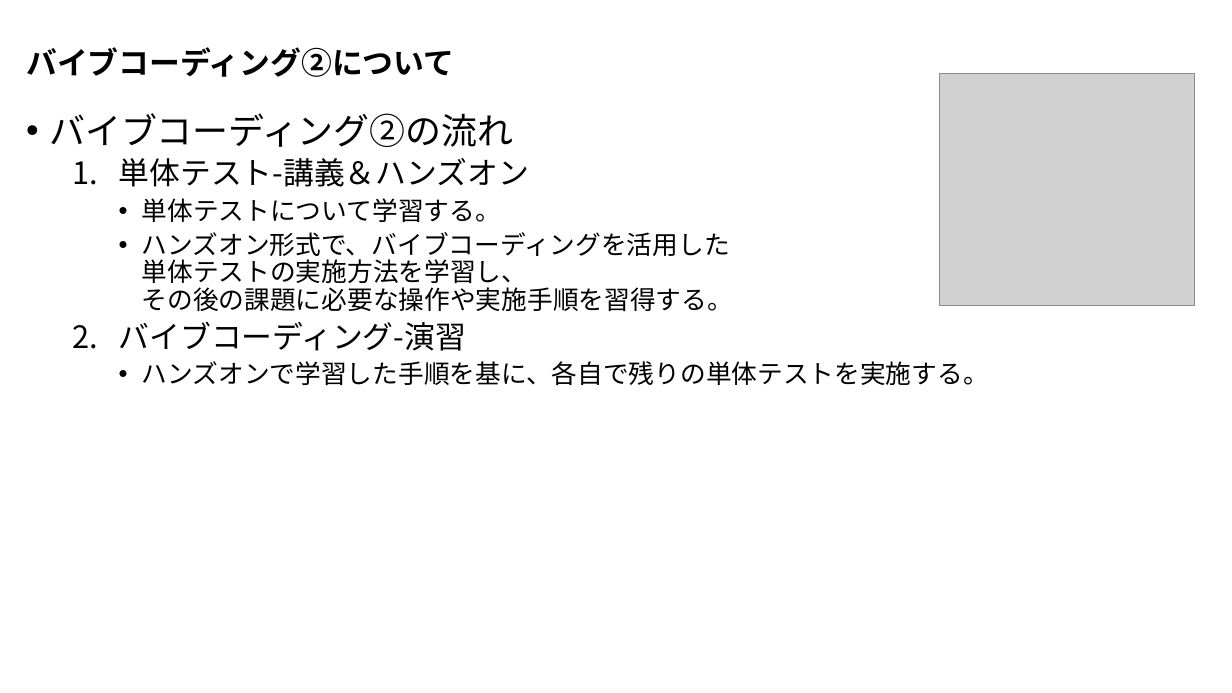
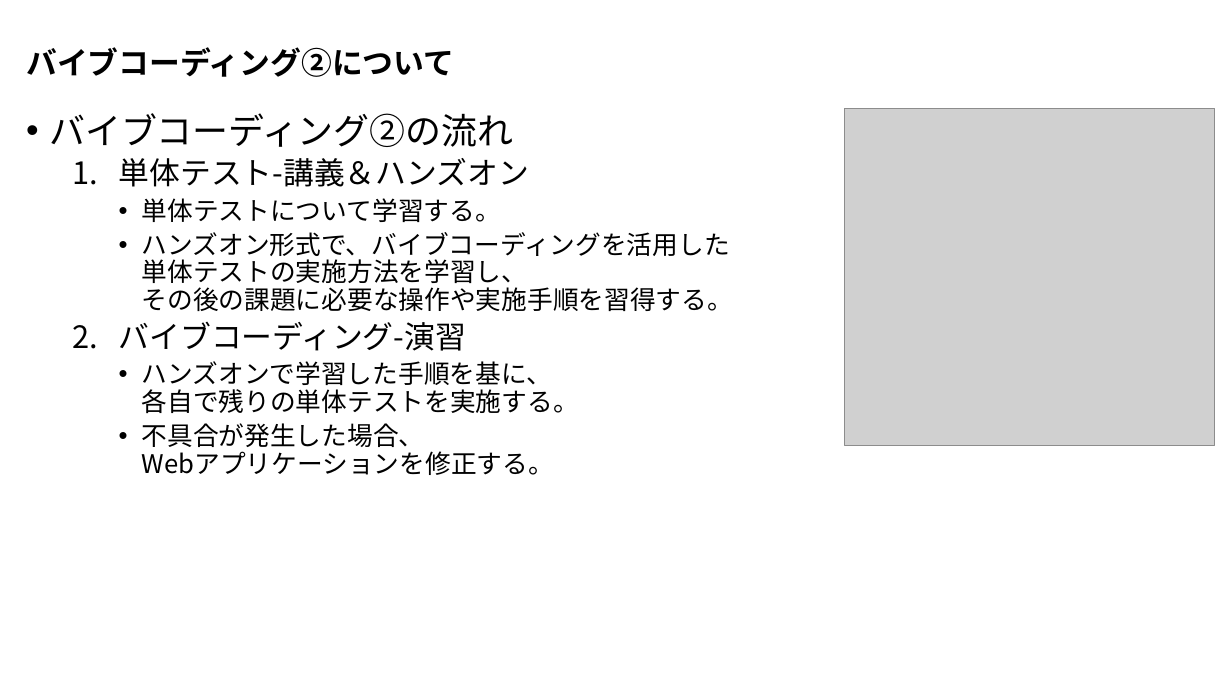
Before and after one commit to nishida2073/ai_navive, a slide deck: slide 5 of 00_オリエンテーション/【AI Native研修-バイブコーディング】研修の概要.pptx. Drawn at 1232x693 pixels with LibreOffice and Linux fonts; fonts in the diff are those of the drawing; grey boxes stand for pictures. Boxes give left, top, right and bottom in pixels: in the first picture for what was removed or moved away, otherwise in the second. Text is boxed around its words. In the diff, an @@ line names an element or a change of style, - is before the commit and + after.

```diff
--- a/00_オリエンテーション/【AI Native研修-バイブコーディング】研修の概要.pptx
+++ b/00_オリエンテーション/【AI Native研修-バイブコーディング】研修の概要.pptx
@@ picture removed at (940, 74, 1195, 306) @@
@@ picture added at (845, 108, 1215, 445) @@
@@ text at (142, 361, 579, 475): text changed @@
-    • ハンズオンで学習した手順を基に、各自で残りの単体テストを実施する。
+    • ハンズオンで学習した手順を基に、
+      各自で残りの単体テストを実施する。
+    • 不具合が発生した場合、
+      Webアプリケーションを修正する。
```
Also in this commit, not shown: 2 other slides changed, 1 slide added, 2 other files.
